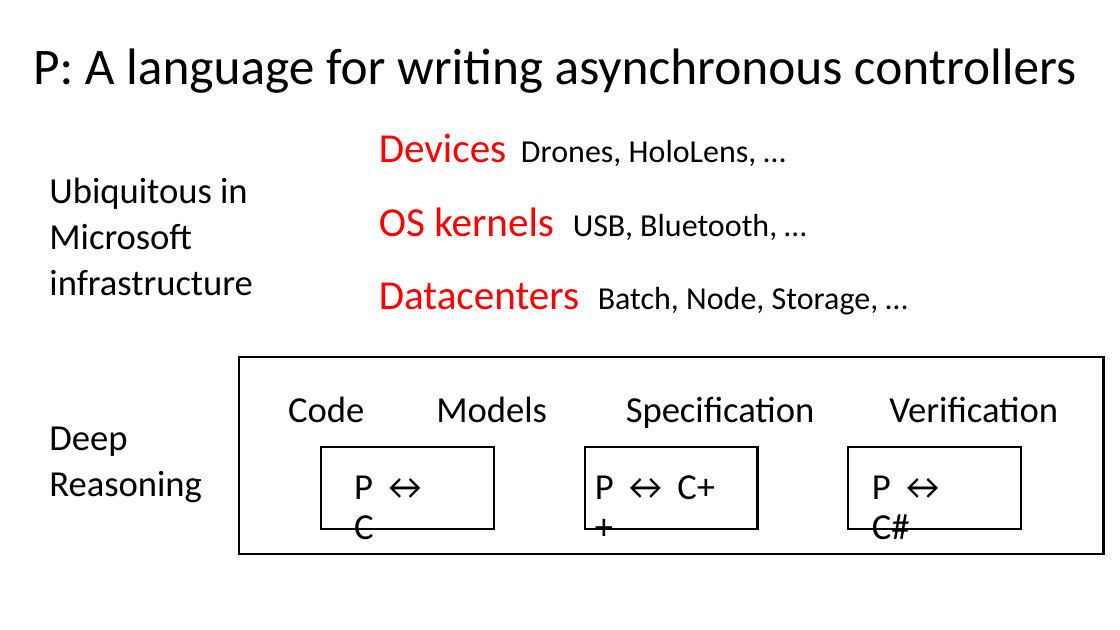
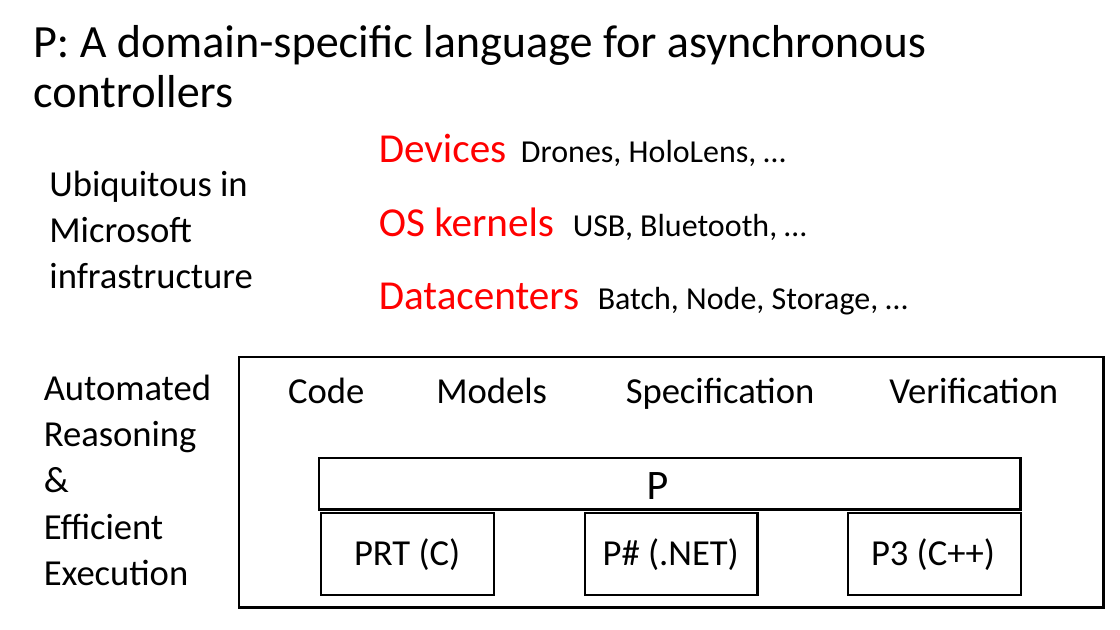
Before and after one commit to p-org/P, a slide deck: slide 7 of Tutorial/P-tutorial.pptx. Drawn at 1120x630 pixels with LibreOffice and Linux fonts; fonts in the diff are those of the drawing. Boxes give left, top, right and bottom in pixels: in the first picture for what was removed or moved away, otherwise in the second. Text is boxed around its words. In the diff, an @@ line names an element or a change of style, - is before the commit and + after.

```diff
--- a/Tutorial/P-tutorial.pptx
+++ b/Tutorial/P-tutorial.pptx
@@ title at (x1=33, y1=25, x2=926, y2=108): text changed; size 44 to 39.6 pt @@
-P: A language for writing asynchronous controllers
+P: A domain-specific language for asynchronous controllers
@@ text "Ubiquitous in" moved from (x1=49, y1=177, x2=252, y2=296) to (x1=49, y1=170, x2=252, y2=289) @@
@@ text "Automated" moved from (x1=49, y1=426, x2=202, y2=503) to (x1=44, y1=374, x2=211, y2=586) @@
@@ rectangle resized from (x1=239, y1=357, x2=1103, y2=554) to (x1=239, y1=357, x2=1103, y2=607) @@
@@ 4 texts moved together from (x1=288, y1=396, x2=1058, y2=428) to (x1=288, y1=377, x2=1058, y2=409) @@
@@ text at (x1=44, y1=374, x2=211, y2=401): text changed @@
-Deep
+Automated
@@ rectangle added at (x1=319, y1=458, x2=1021, y2=510), outline #000000 2 pt @@
@@ text added at (x1=647, y1=472, x2=669, y2=510), 36 pt, text #000000 @@
+P
@@ text at (x1=44, y1=513, x2=188, y2=586): paragraphs added @@
+&
+Efficient
+Execution
@@ text at (x1=354, y1=538, x2=461, y2=570): text changed @@
-P ↔ C
+PRT (C)
@@ text at (x1=603, y1=538, x2=739, y2=570): text changed @@
-P ↔ C++
+P# (.NET)
@@ 3 rectangles moved together from (x1=321, y1=447, x2=1022, y2=529) to (x1=321, y1=513, x2=1022, y2=596) @@
@@ text at (x1=871, y1=538, x2=995, y2=570): text changed @@
-P ↔ C#
+P3 (C++)
```
Also in this commit, not shown: 1 other slide changed, 6 other files.
